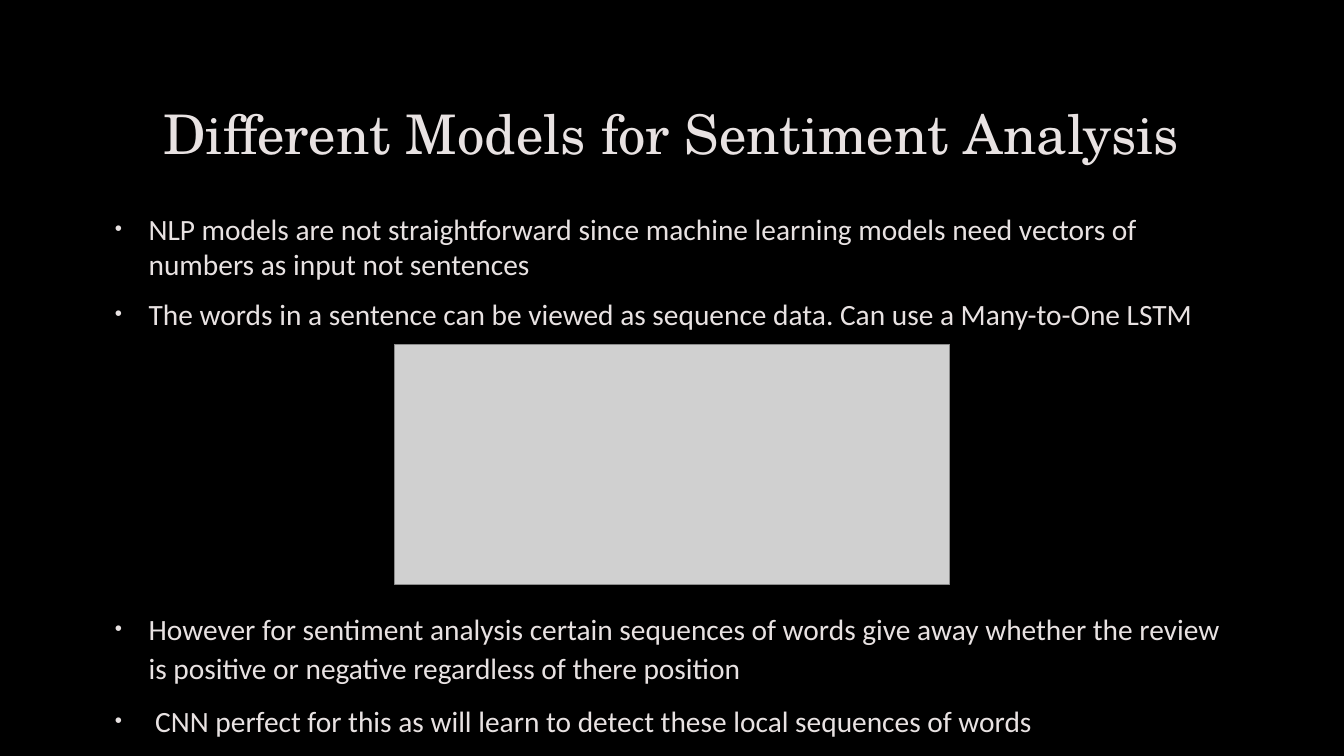
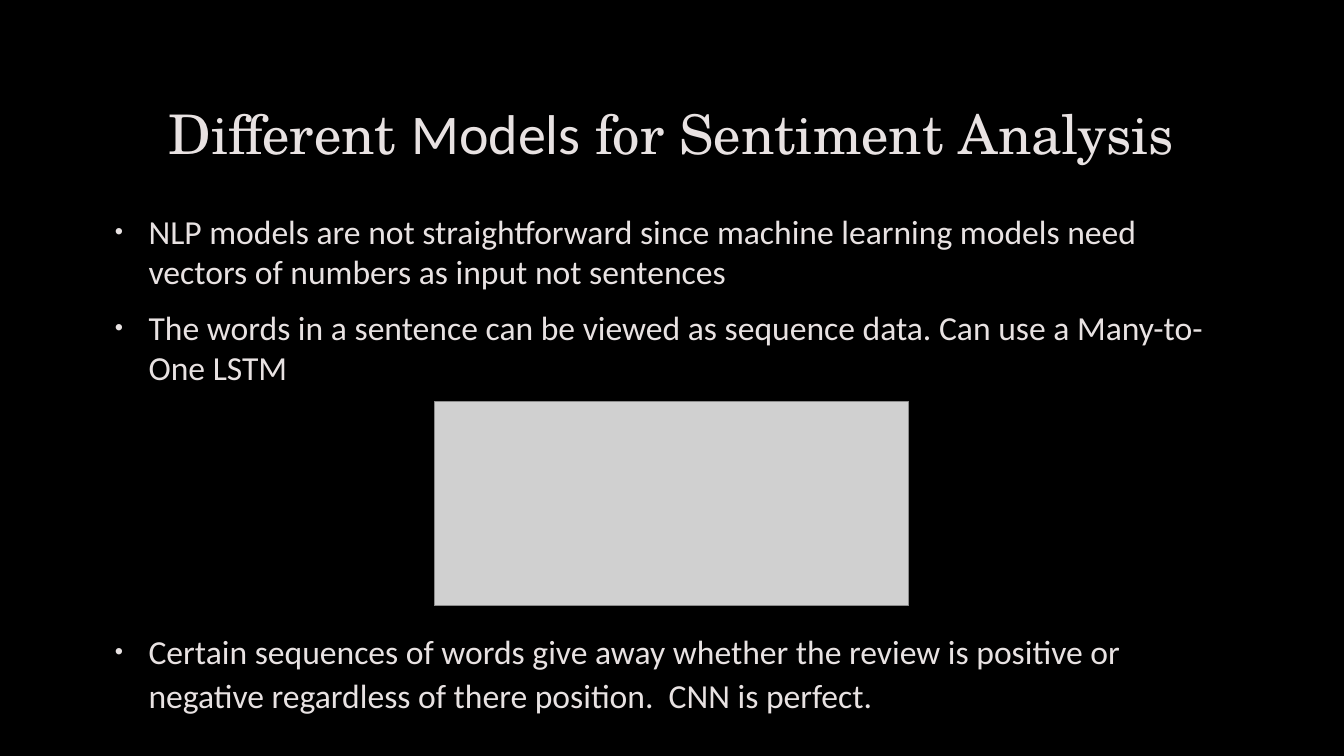
Before and after one commit to psyfb2/Movie-Review-Sentiment-Analysis, a slide deck: slide 3 of CNN for Movie Review Sentiment Analysis.pptx. Drawn at 1344x756 pixels with LibreOffice and Linux fonts; fonts in the diff are those of the drawing; grey boxes stand for pictures; background and template pictures are left out. Boxes give left, top, right and bottom in pixels: in the first picture for what was removed or moved away, otherwise in the second. Text is boxed around its words. In the diff, an @@ line names an element or a change of style, - is before the commit and + after.

```diff
--- a/CNN for Movie Review Sentiment Analysis.pptx
+++ b/CNN for Movie Review Sentiment Analysis.pptx
@@ title "Different Models for Sentiment Analysis" at (169,113,1174,166): size 39 to 40 pt, font TeX Gyre Schola to Calibri in "Models" @@
@@ text "NLP models are not straightforward ..." at (149,220,1203,381): size 21 to 24.1 pt @@
@@ picture: place and size @@
-picture at (394,345,950,585)
+picture at (435,401,908,606)
@@ text at (149,640,1119,714): text changed; size 21 to 24 pt @@
-• However for sentiment analysis certain sequences of words give away whether the review is positive or negative regardless of there position
-• CNN perfect for this as will learn to detect these local sequences of words
+• Certain sequences of words give away whether the review is positive or negative regardless of there position. CNN is perfect.
```
Also in this commit, not shown: 8 other slides changed, 12 other files.
